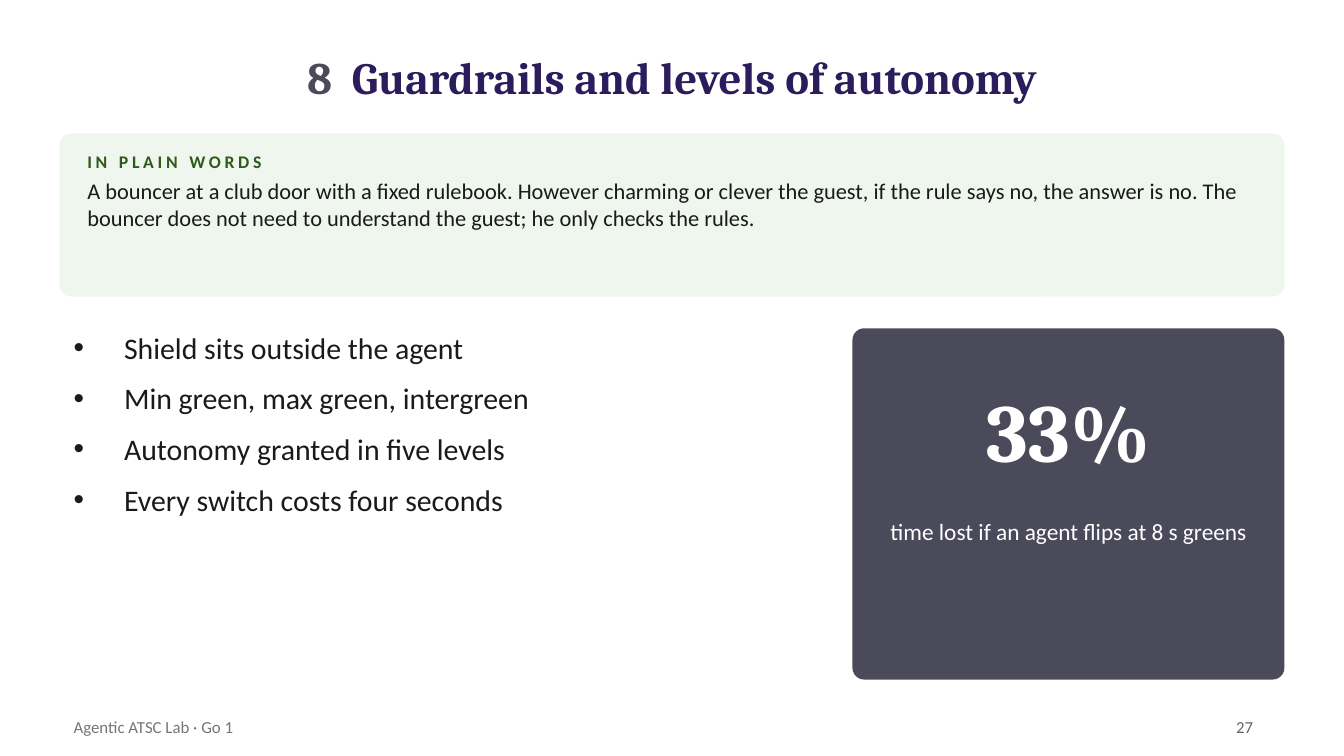
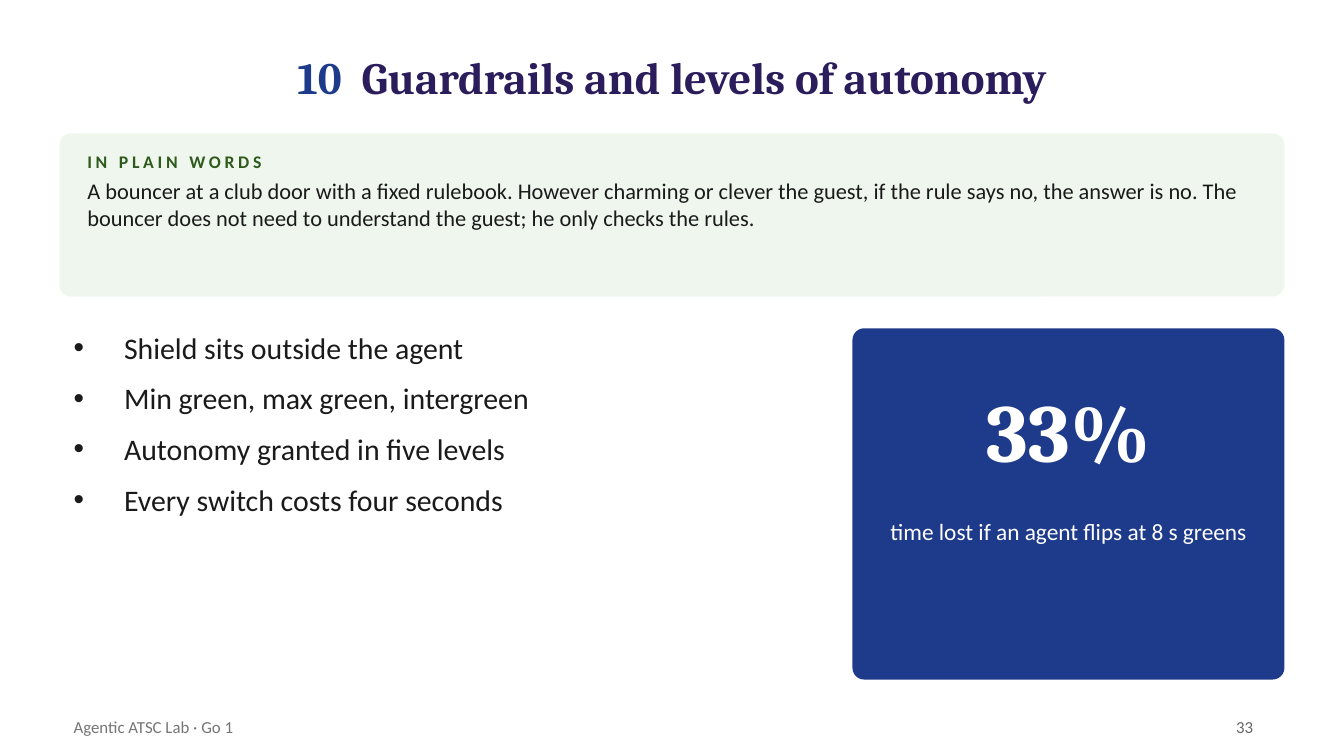
Before and after one commit to smrahmanbd/agentic-atsc-lab, a slide deck: slide 33 of docs/materials/AATSC_Go1_Lecture.pptx (slide 27 before the commit). Drawn at 1344x756 pixels with LibreOffice and Linux fonts; fonts in the diff are those of the drawing. Boxes give left, top, right and bottom in pixels: in the first picture for what was removed or moved away, otherwise in the second. Text is boxed around its words. In the diff, an @@ line names an element or a change of style, - is before the commit and + after.

```diff
--- a/docs/materials/AATSC_Go1_Lecture.pptx
+++ b/docs/materials/AATSC_Go1_Lecture.pptx
@@ title at bbox=[297, 62, 1047, 104]: text changed @@
-8 Guardrails and levels of autonomy
+10 Guardrails and levels of autonomy
@@ rounded rectangle at bbox=[853, 329, 1284, 679]: fill #4A4A5A to #1E3A8A; outline #4A4A5A 1 pt to #1E3A8A 1 pt @@
@@ page number at bbox=[1236, 722, 1253, 733]: text changed @@
-27
+33
```
Also in this commit, not shown: 26 other slides changed, 6 slides added, 2 other files.
